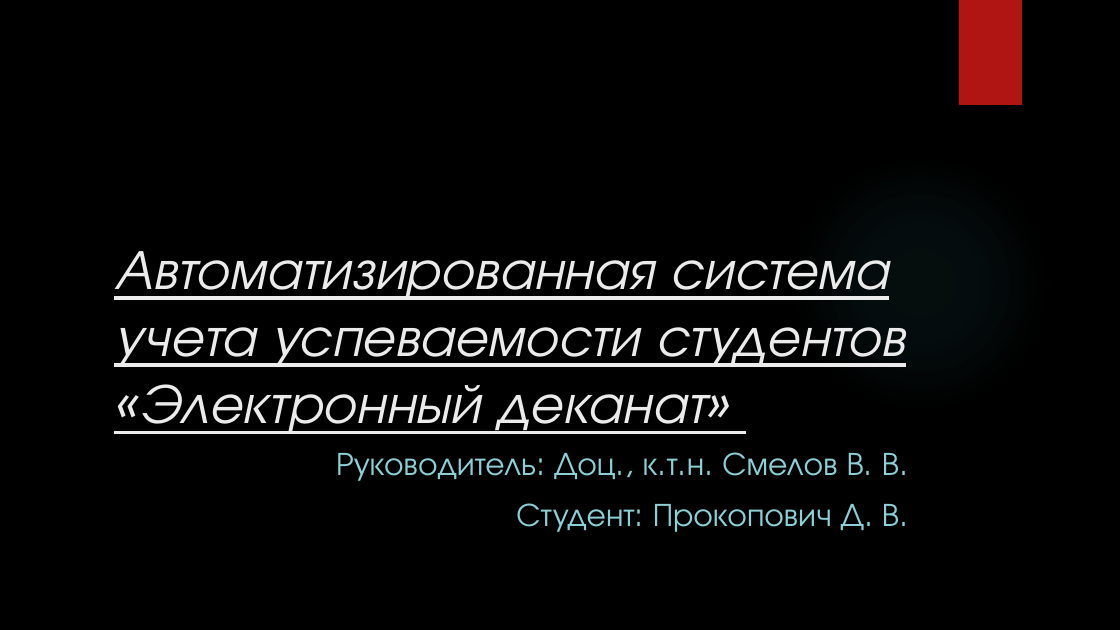
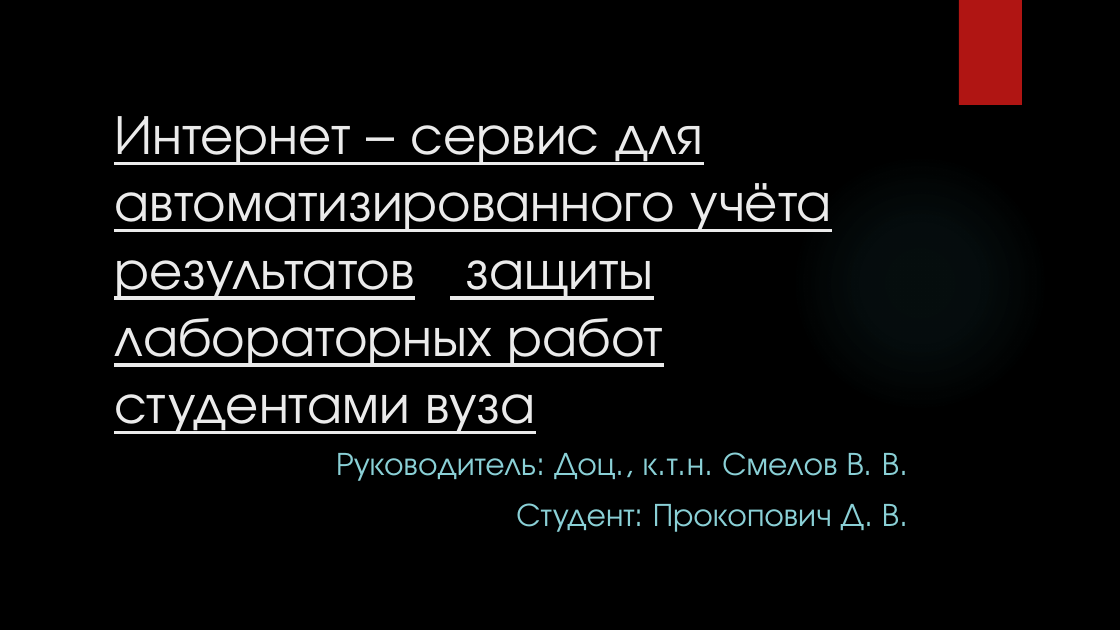
Before and after one commit to KoTDusic/diplom, a slide deck: slide 1 of документация/Пояснительная записка/презентация.pptx. Drawn at 1120x630 pixels with LibreOffice and Linux fonts; fonts in the diff are those of the drawing; background and template pictures are left out. Boxes give left, top, right and bottom in pixels: in the first picture for what was removed or moved away, otherwise in the second. Text is boxed around its words. In the diff, an @@ line names an element or a change of style, - is before the commit and + after.

```diff
--- a/документация/Пояснительная записка/презентация.pptx
+++ b/документация/Пояснительная записка/презентация.pptx
@@ title at <box>114,116,831,434</box>: text changed; italic off @@
-Автоматизированная система учета успеваемости студентов «Электронный деканат»
+Интернет – сервис для автоматизированного учёта результатов защиты лабораторных работ студентами вуза
```
Also in this commit, not shown: 10 slides added, 32 other files.
